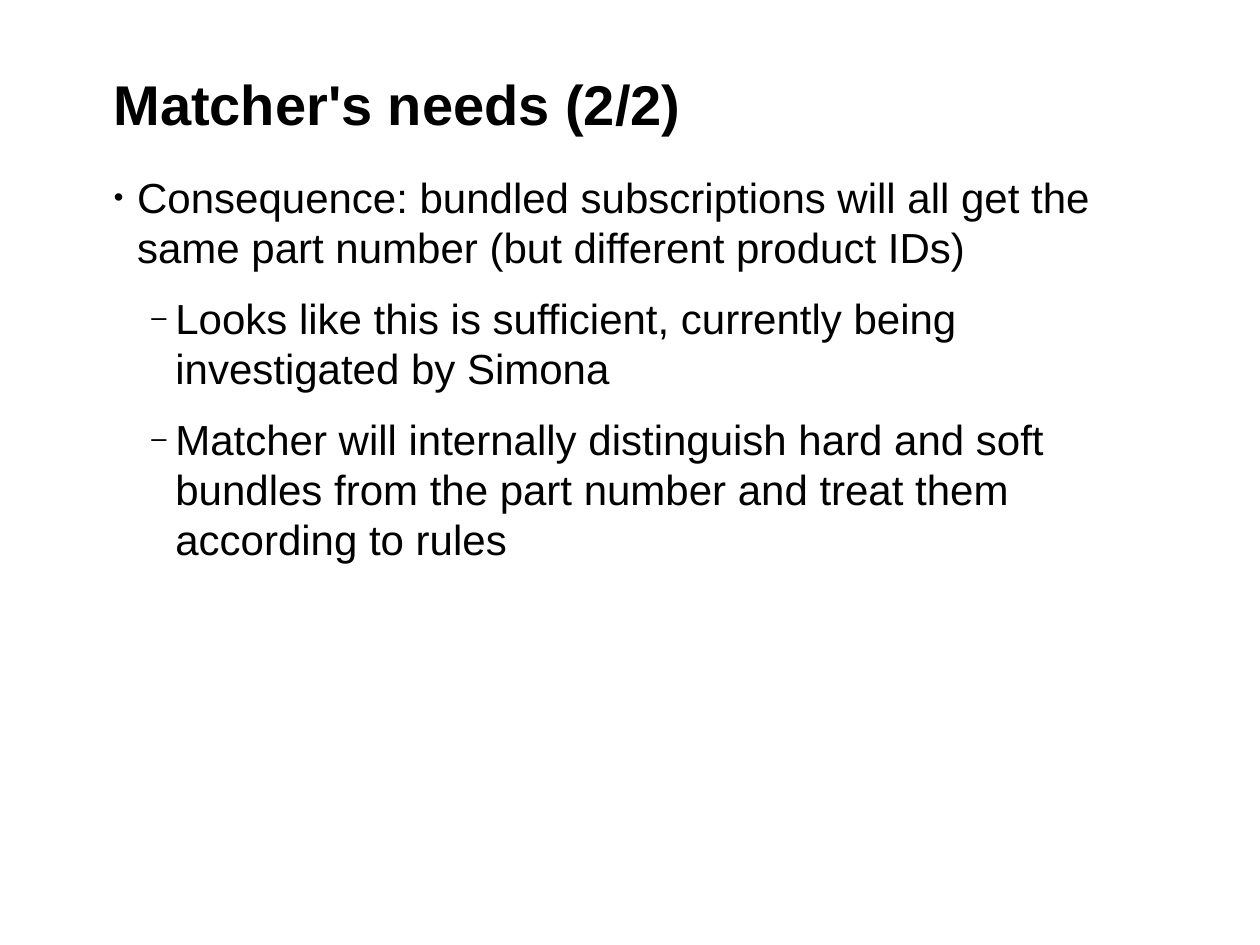
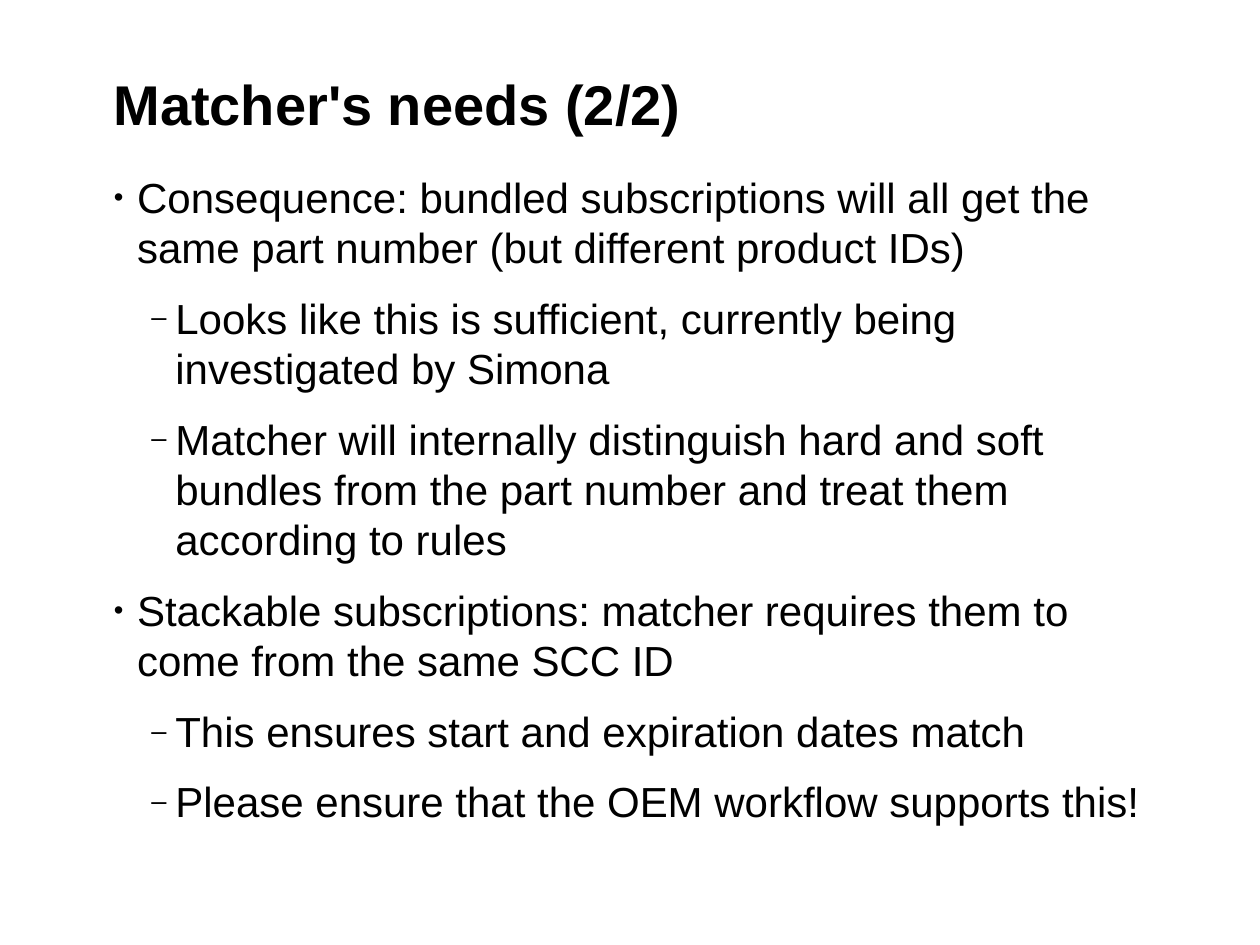
Before and after one commit to hustodemon/subscription-matcher, a slide deck: slide 14 of doc/SubscriptionCounting.odp. Drawn at 1260x945 pixels with LibreOffice and Linux fonts; fonts in the diff are those of the drawing; background and template pictures are left out. Boxes give left, top, right and bottom in pixels: in the first picture for what was removed or moved away, otherwise in the second. Text is boxed around its words. In the diff, an @@ line names an element or a change of style, - is before the commit and + after.

```diff
--- a/doc/SubscriptionCounting.odp
+++ b/doc/SubscriptionCounting.odp
@@ text at [137, 595, 1139, 826]: paragraphs added @@
+• Stackable subscriptions: matcher requires them to come from the same SCC ID
+  ‒ This ensures start and expiration dates match
+  ‒ Please ensure that the OEM workflow supports this!
```
Also in this commit, not shown: 7 other slides changed, 1 slide added, 2 slides removed.
